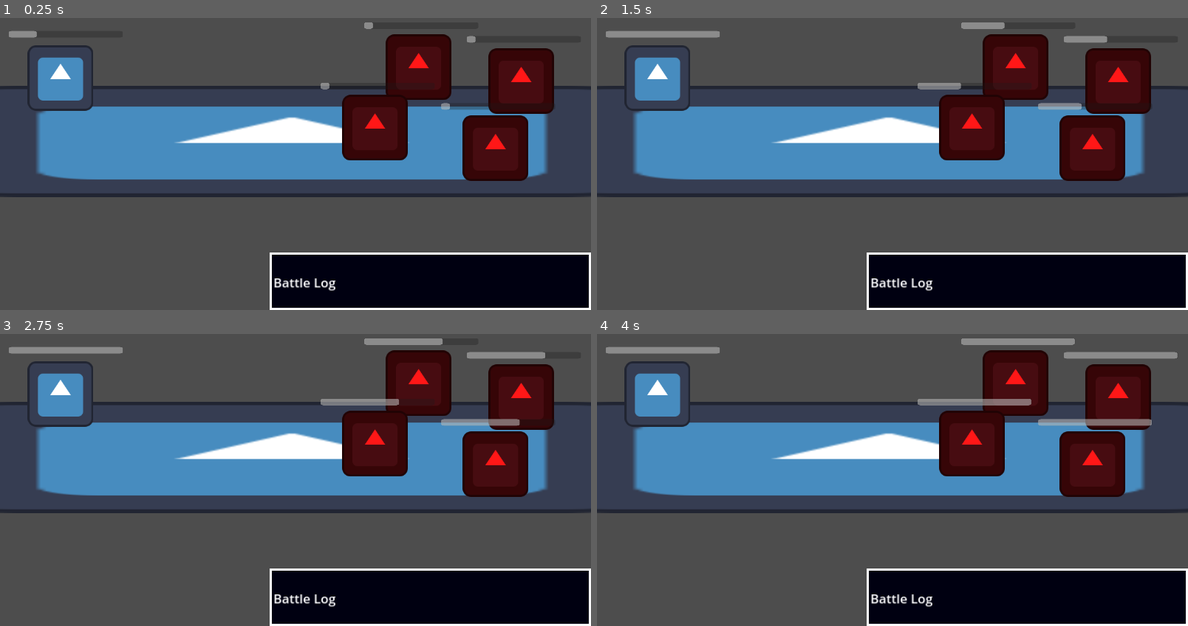
Above: before the commit, frames 1-4 (two rows, left to right).
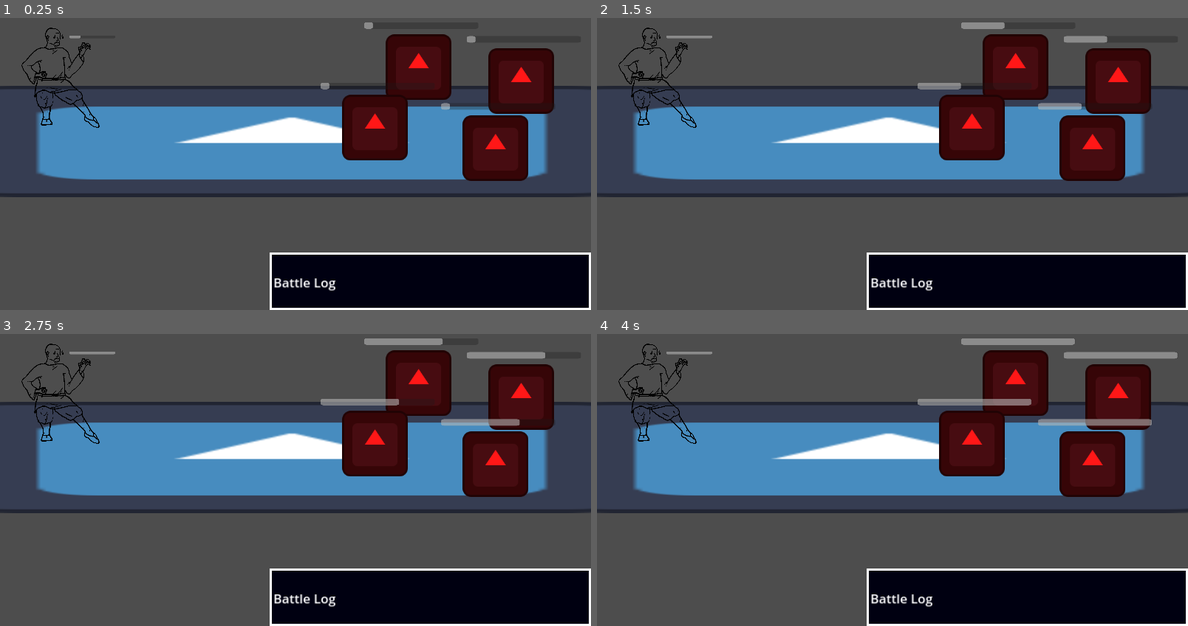
Above: after the commit, the same moments.

Repository: Lord-Dargon/The-Way
Game: Godot game, scene res://Scenes/Battle.tscn
The game is run twice, just before and just after one commit, with the same random seed, the same clock (stepped at 60 frames per second) and the same inputs. The engine's default icon, where the game draws it, is replaced by a stand-in: a white triangle on a blue panel in a dark square.
Inputs:
- Up to frame 1 (0.25 s): no input
- Up to frame 2 (1.5 s): no input
- Up to frame 3 (2.75 s): no input
- Up to frame 4 (4 s): tap Enter at 2.75 s

The runs differ from the first frame. In frame 1, 1.9% of the frame differs, in the area x 1-17%, y 3-38%; in frame 2, 2.2%, in the area x 1-21%, y 3-38%; in frame 3, 2.2%; in frame 4, 2.2%.

Commit message:
put his ass in there
hes in there

Diff:
--- a/Scenes/Battle.tscn
+++ b/Scenes/Battle.tscn
@@ -1,10 +1,11 @@
-[gd_scene load_steps=8 format=3 uid="uid://dbwep0qj6sw6w"]
+[gd_scene load_steps=9 format=3 uid="uid://dbwep0qj6sw6w"]
 
 [ext_resource type="Script" path="res://Scripts/UI Manager.gd" id="1_mvw1i"]
 [ext_resource type="Texture2D" uid="uid://c7vrifdgm18i2" path="res://Graphics/icon.svg" id="1_tlngn"]
 [ext_resource type="PackedScene" uid="uid://diwhlddru52rs" path="res://Scenes/ActionManager.tscn" id="1_u6fa8"]
 [ext_resource type="Script" path="res://Scripts/Test_Player.gd" id="2_ps8u1"]
 [ext_resource type="Script" path="res://Scripts/Enemy.gd" id="3_3281n"]
+[ext_resource type="Texture2D" uid="uid://dneyb4bldc01u" path="res://Graphics/TW-Monk.png" id="4_ico45"]
 [ext_resource type="Texture2D" uid="uid://dblp4561llpuh" path="res://Graphics/myohmy.jpeg" id="5_wjh16"]
 
 [sub_resource type="StyleBoxFlat" id="StyleBoxFlat_e5ch2"]
@@ -55,7 +56,8 @@
 
 [node name="Character" type="Sprite2D" parent="."]
 position = Vector2(118, 195)
-texture = ExtResource("1_tlngn")
+scale = Vector2(0.4, 0.4)
+texture = ExtResource("4_ico45")
 script = ExtResource("2_ps8u1")
 metadata/_edit_group_ = true
 
@@ -65,19 +67,19 @@
 anchor_top = 0.049
 anchor_right = 0.044
 anchor_bottom = 0.049
-offset_left = -106.632
-offset_top = -98.272
-offset_right = 117.368
-offset_bottom = -71.272
+offset_left = 25.78
+offset_top = -231.51
+offset_right = 249.78
+offset_bottom = -204.51
 scale = Vector2(0.992835, 0.48)
 show_percentage = false
 
 [node name="Character_Button" type="Button" parent="Character"]
 modulate = Color(1, 1, 1, 0)
-offset_left = -65.0
-offset_top = -63.0
-offset_right = 65.0
-offset_bottom = 65.0
+offset_left = -190.0
+offset_top = -245.0
+offset_right = 190.0
+offset_bottom = 245.0
 toggle_mode = true
 
 [node name="Menu" type="Node" parent="Character/Character_Button"]
Binary file added: Graphics/TW-Monk.png
Not shown, added: Graphics/TW-Monk.png.import
